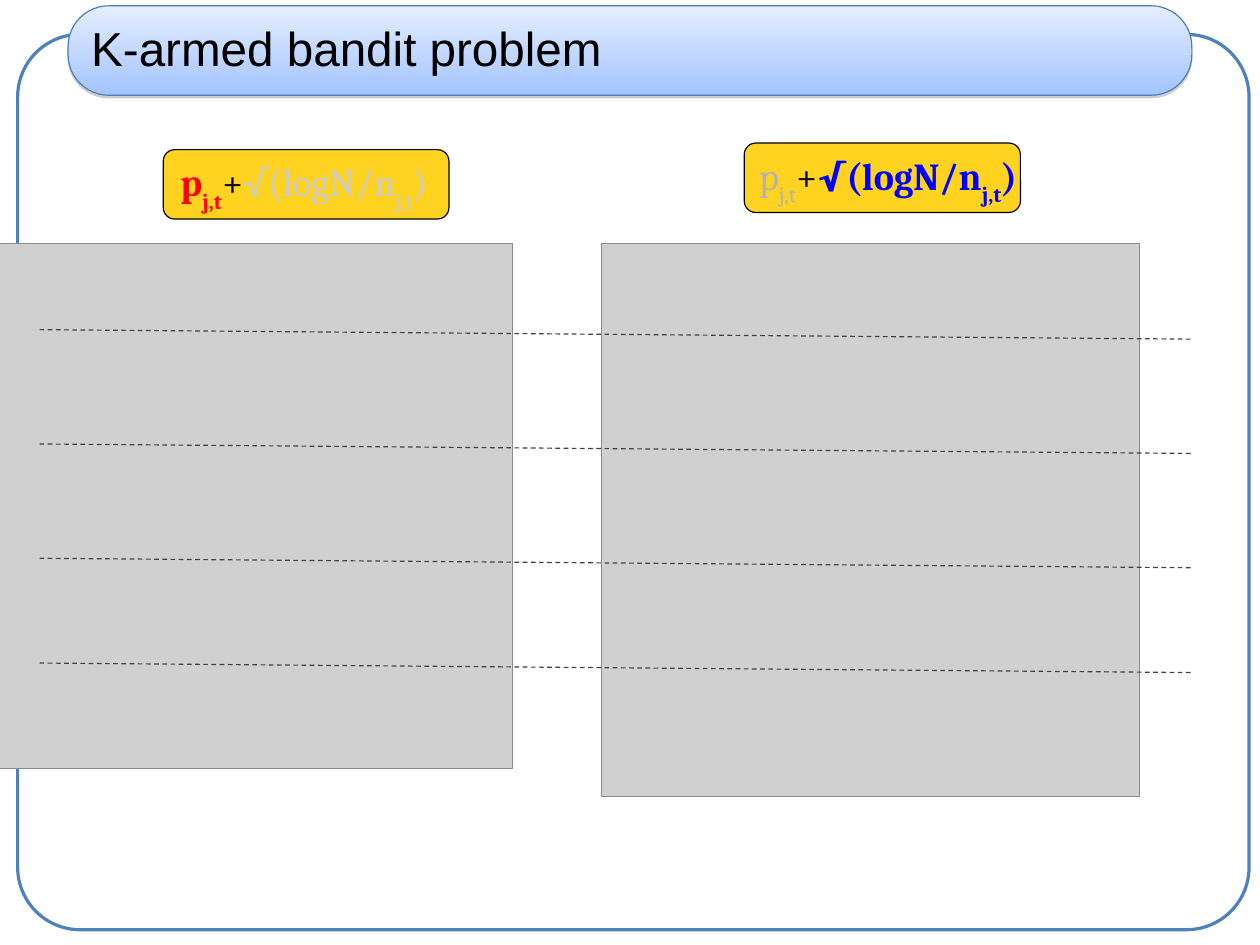
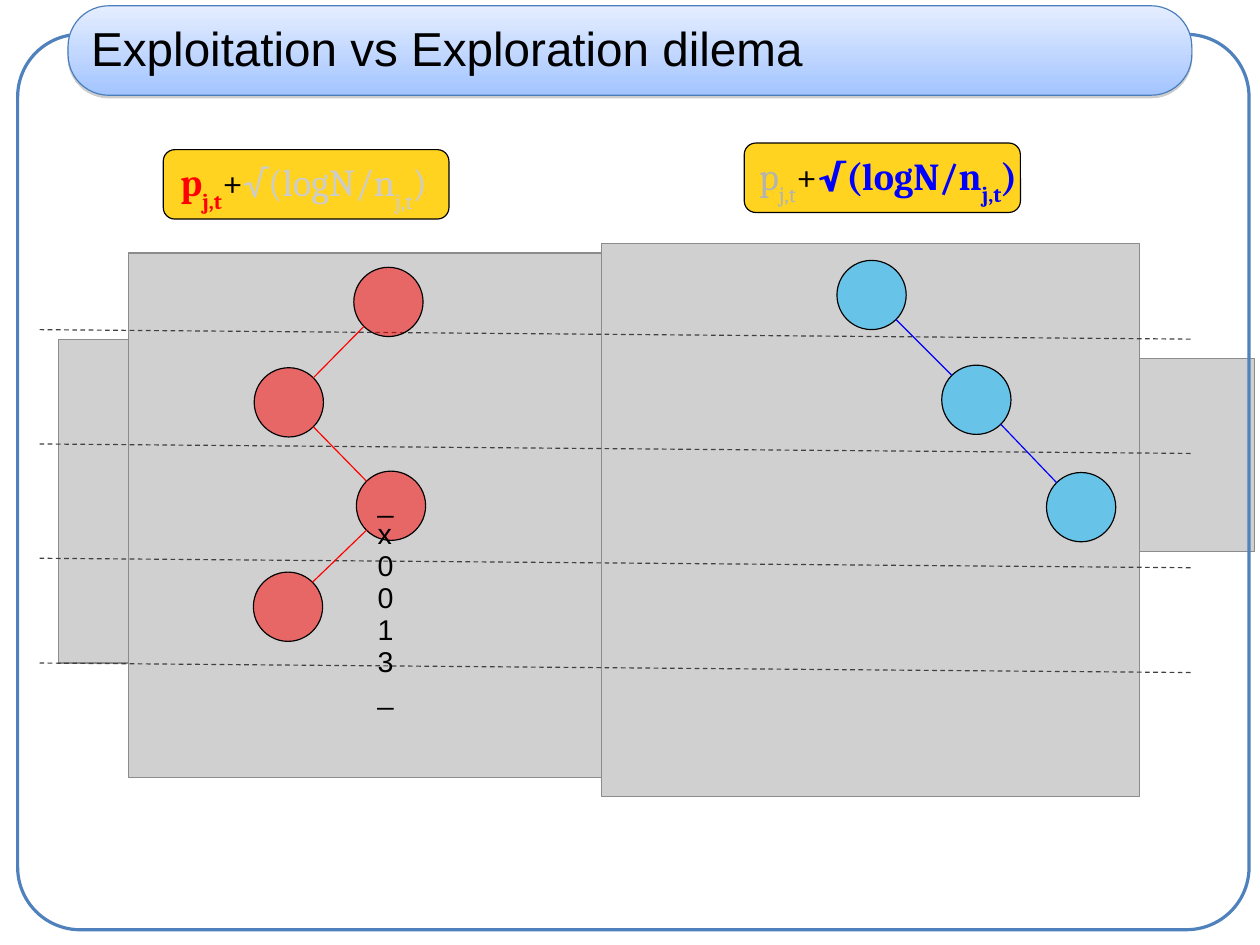
Before and after one commit to haspeleo/Android-Dev, a slide deck: slide 7 of MCTS/mcts_xp.ppt. Drawn at 1260x945 pixels with LibreOffice and Linux fonts; fonts in the diff are those of the drawing; grey boxes stand for pictures. Boxes give left, top, right and bottom in pixels: in the first picture for what was removed or moved away, otherwise in the second. Text is boxed around its words. In the diff, an @@ line names an element or a change of style, - is before the commit and + after.

```diff
--- a/MCTS/mcts_xp.ppt
+++ b/MCTS/mcts_xp.ppt
@@ text in rounded rectangle at [91, 31, 802, 76]: text changed @@
-K-armed bandit problem
+Exploitation vs Exploration dilema
@@ picture: place and size @@
-picture at [0, 244, 513, 768]
+picture at [128, 253, 649, 777]
@@ ellipse added at [354, 268, 424, 337], fill #FF0000 at 50% opacity, outline #000000 0.74 pt @@
@@ ellipse added at [837, 261, 907, 330], fill #00B8FF at 50% opacity, outline #000000 0.74 pt @@
@@ line added from (364, 327) to (313, 378), #FF0000 0.74 pt @@
@@ line added from (896, 320) to (952, 375), #0000FF 0.74 pt @@
@@ picture added at [58, 340, 151, 663] @@
@@ picture added at [1021, 358, 1255, 551] @@
@@ ellipse added at [254, 368, 324, 438], fill #FF0000 at 50% opacity, outline #000000 0.74 pt @@
@@ ellipse added at [942, 365, 1012, 434], fill #00B8FF at 50% opacity, outline #000000 0.74 pt @@
@@ line added from (367, 481) to (313, 426), #FF0000 0.74 pt @@
@@ line added from (1056, 483) to (1002, 424), #0000FF 0.74 pt @@
@@ ellipse added at [357, 471, 426, 541], fill #FF0000 at 50% opacity, outline #000000 0.74 pt, 18 pt, text #000000 @@
+_x0013_
@@ ellipse added at [1047, 472, 1117, 542], fill #00B8FF at 50% opacity, outline #000000 0.74 pt @@
@@ line added from (312, 582) to (367, 531), #FF0000 0.74 pt @@
@@ ellipse added at [254, 573, 324, 643], fill #FF0000 at 50% opacity, outline #000000 0.74 pt @@
```
Also in this commit, not shown: 5 other slides changed.
